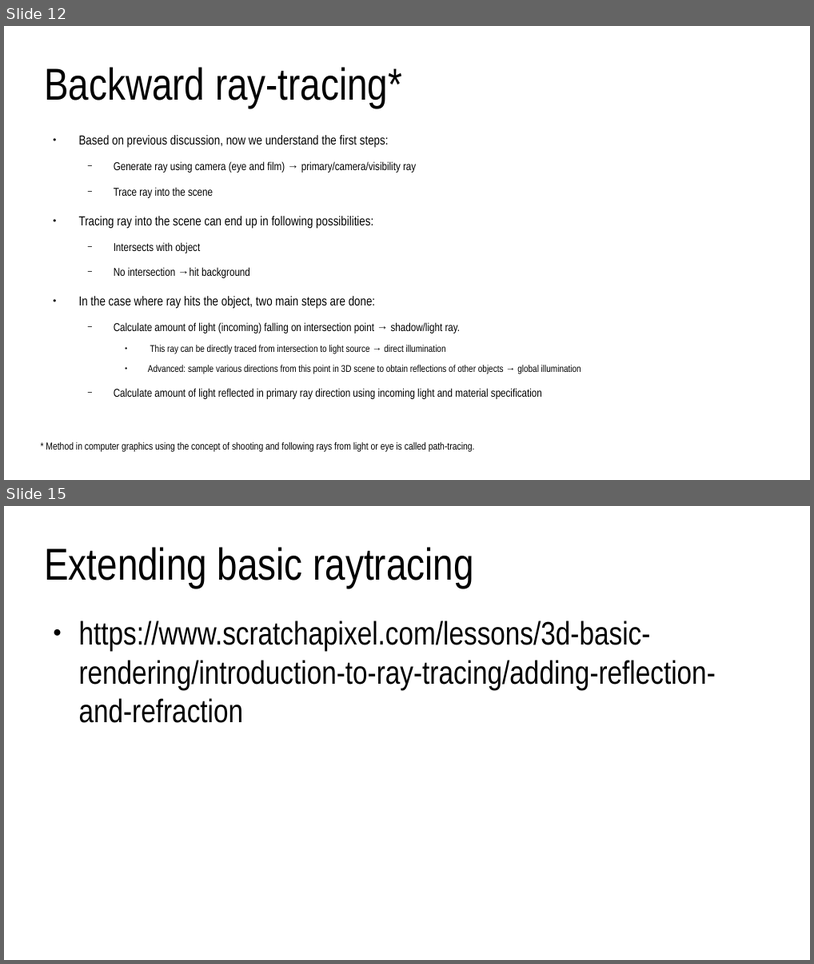
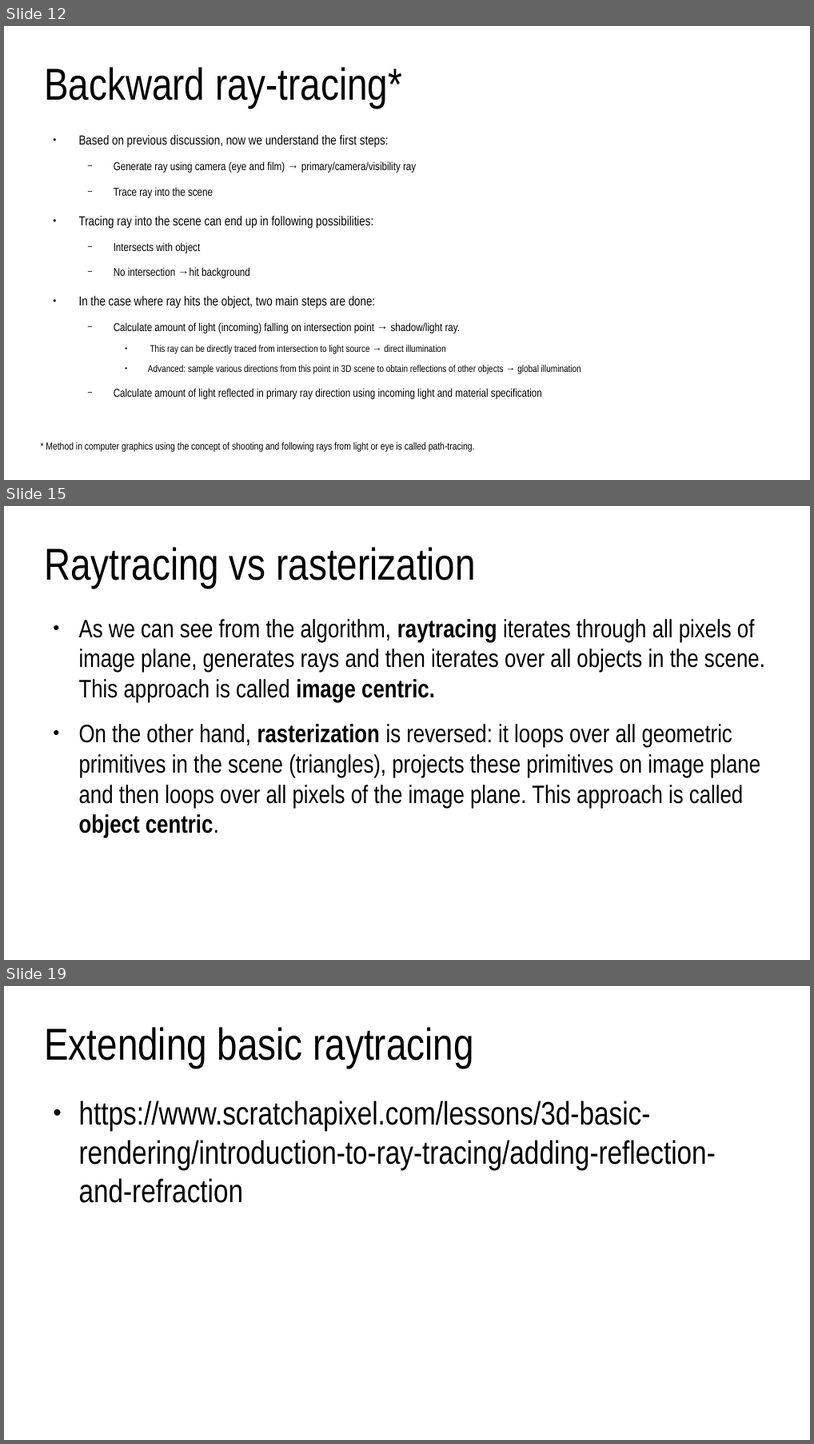
Before and after one commit to lorentzo/IntroductionToComputerGraphics, a slide deck: lectures/foundations_rendering/foundations_rendering.odp. Shown one above the other, each under a label of ours: slides 12 and 15 before the commit, slides 12, 15 and 19 after it; the slides between them are not shown. The pictures are 814x964 and 814x1444 pixels, drawn with LibreOffice and Linux fonts; fonts in the diff are those of the drawing. Boxes give left, top, right and bottom in pixels: in the first picture for what was removed or moved away, otherwise in the second. Text is boxed around its words. In the diff, an @@ line names an element or a change of style, - is before the commit and + after.

Commit message:
3d scene and rendering foundations

```diff
--- a/lectures/foundations_rendering/foundations_rendering.odp
+++ b/lectures/foundations_rendering/foundations_rendering.odp
@@ slide 15 added at [4, 506, 810, 960], background #FFFFFF @@
@@ title added at [44, 547, 476, 588], 44 pt, text #000000 @@
+Raytracing vs rasterization
@@ text added at [79, 619, 766, 838], 24.8 pt, text #000000 @@
+● As we can see from the algorithm, raytracing iterates through all pixels of image plane, generates rays and then iterates over all objects in the scene. This approach is called image centric.
+● On the other hand, rasterization is reversed: it loops over all geometric primitives in the scene (triangles), projects these primitives on image plane and then loops over all pixels of the image plane. This approach is called object centric.
@@ what was slide 15 is now slide 19 @@
```
Also in this commit, not shown: 6 slides changed, 4 other slides added, 5 other files.
